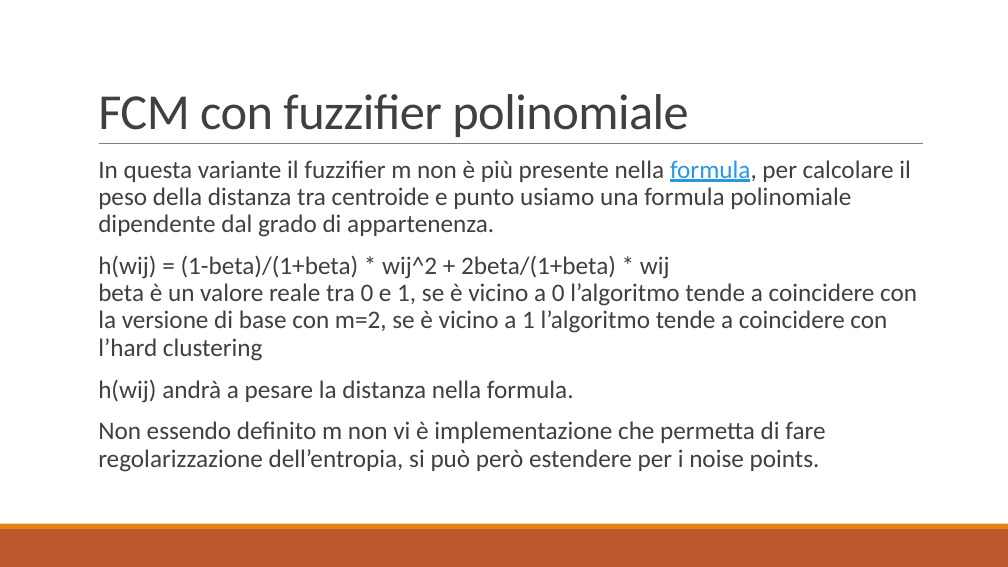
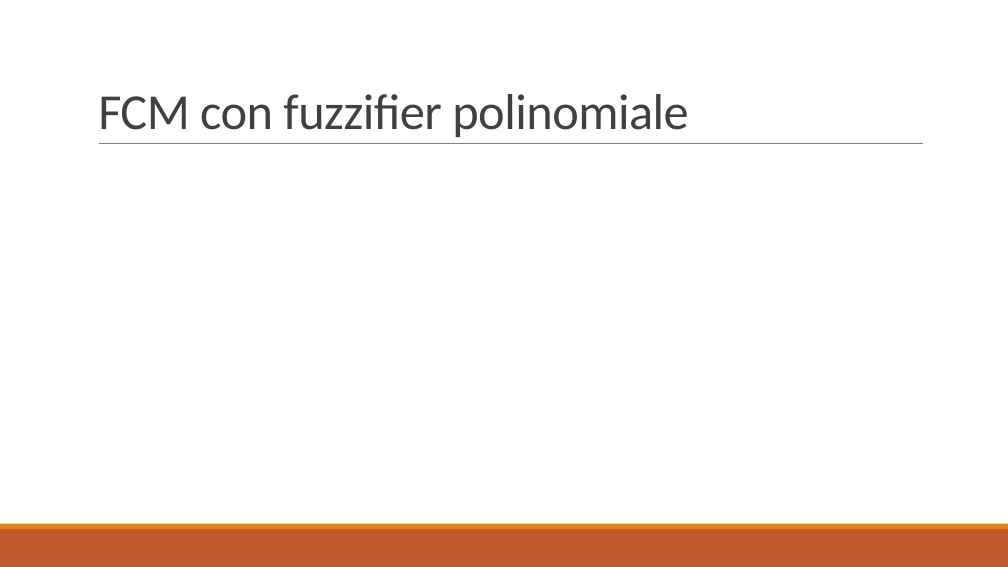
Before and after one commit to Gallo00/progettoDM, a slide deck: slide 26 of relazione.pptx. Drawn at 1008x567 pixels with LibreOffice and Linux fonts; fonts in the diff are those of the drawing; grey boxes stand for pictures. Boxes give left, top, right and bottom in pixels: in the first picture for what was removed or moved away, otherwise in the second. Text is boxed around its words. In the diff, an @@ line names an element or a change of style, - is before the commit and + after.

```diff
--- a/relazione.pptx
+++ b/relazione.pptx
@@ text removed at [98,160,917,472] @@
-  In questa variante il fuzzifier m non è più presente nella formula, per calcolare il peso della distanza tra centroide e punto usiamo una formula polinomiale dipendente dal grado di appartenenza.
-  h(wij) = (1-beta)/(1+beta) * wij^2 + 2beta/(1+beta) * wij
-  beta è un valore reale tra 0 e 1, se è vicino a 0 l’algoritmo tende a coincidere con la versione di base con m=2, se è vicino a 1 l’algoritmo tende a coincidere con l’hard clustering
-  h(wij) andrà a pesare la distanza nella formula.
-  Non essendo definito m non vi è implementazione che permetta di fare regolarizzazione dell’entropia, si può però estendere per i noise points.
```
Also in this commit, not shown: 9 other slides changed, 7 other files.
